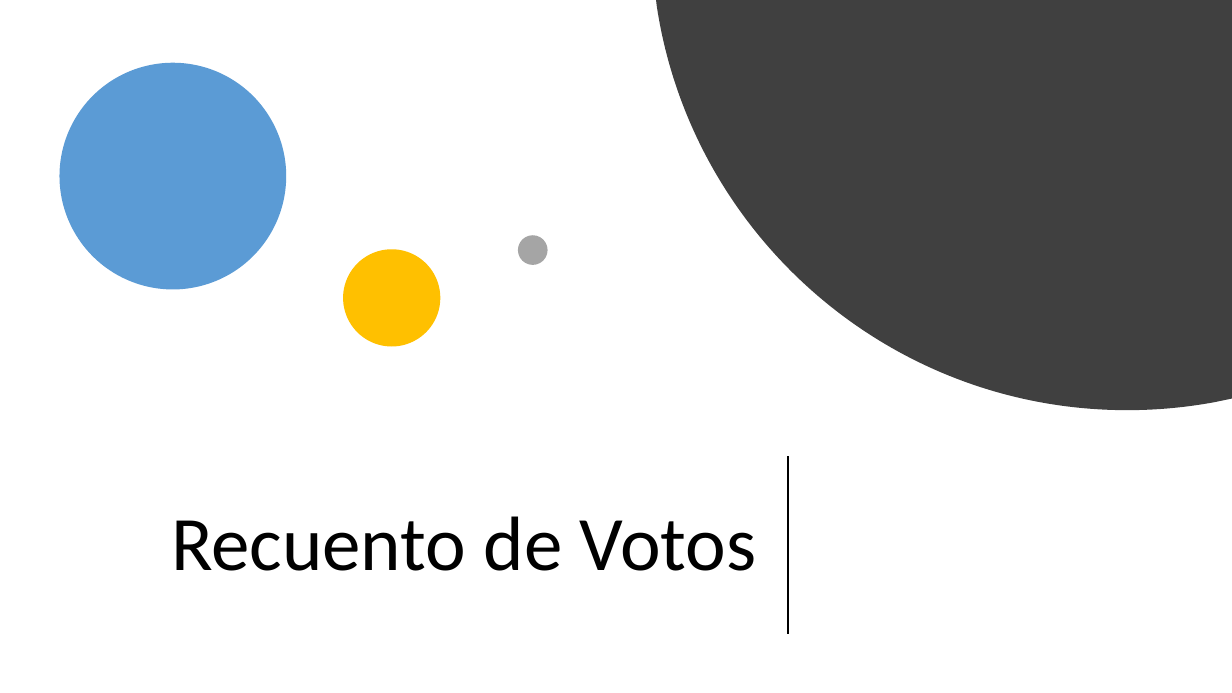
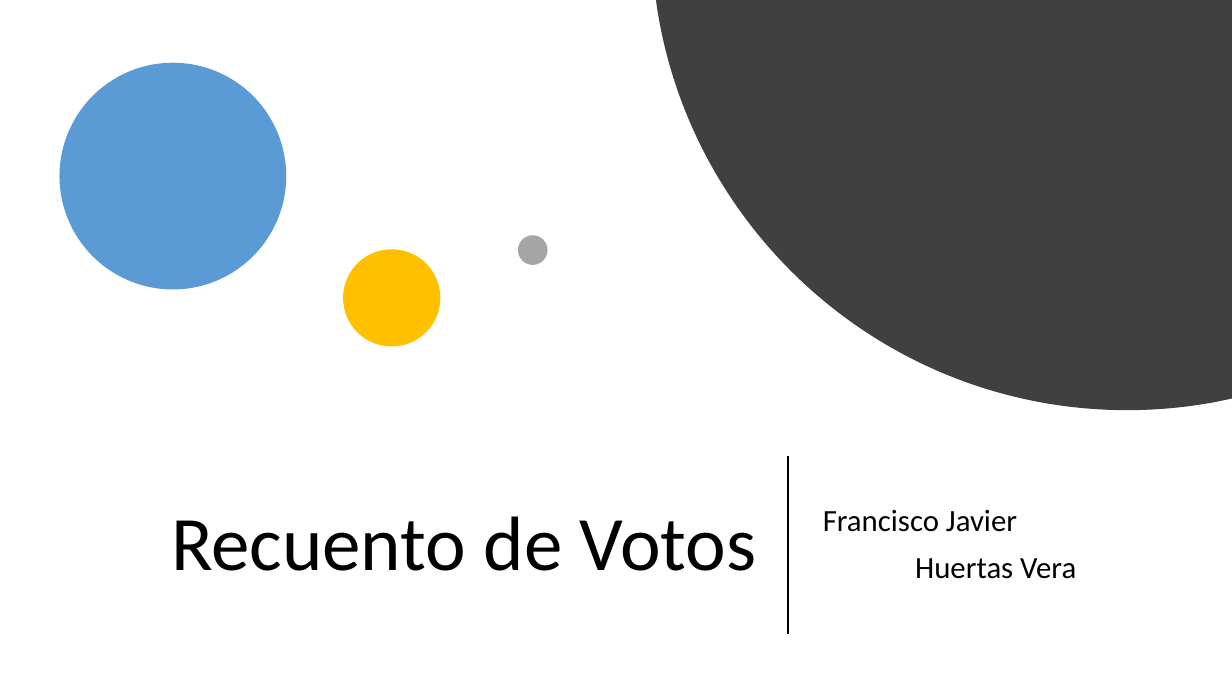
Before and after one commit to jimdrix93/RecuentoVotos-EGC-G1, a slide deck: slide 1 of Recuento Agora Us.pptx. Drawn at 1232x693 pixels with LibreOffice and Linux fonts; fonts in the diff are those of the drawing. Boxes give left, top, right and bottom in pixels: in the first picture for what was removed or moved away, otherwise in the second. Text is boxed around its words. In the diff, an @@ line names an element or a change of style, - is before the commit and + after.

```diff
--- a/Recuento Agora Us.pptx
+++ b/Recuento Agora Us.pptx
@@ subtitle added at (823, 510, 1076, 579), 24 pt, text #000000 @@
+Francisco Javier
+Huertas Vera
```
Also in this commit, not shown: 3 other slides changed, 1 slide added.
